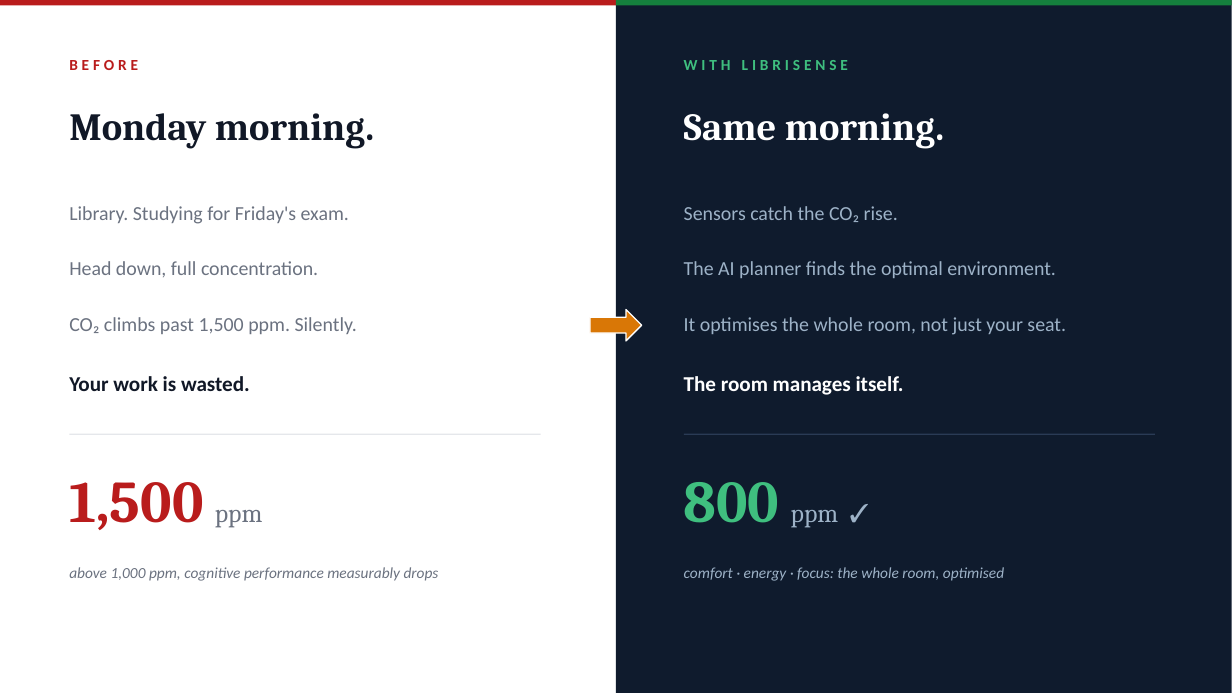
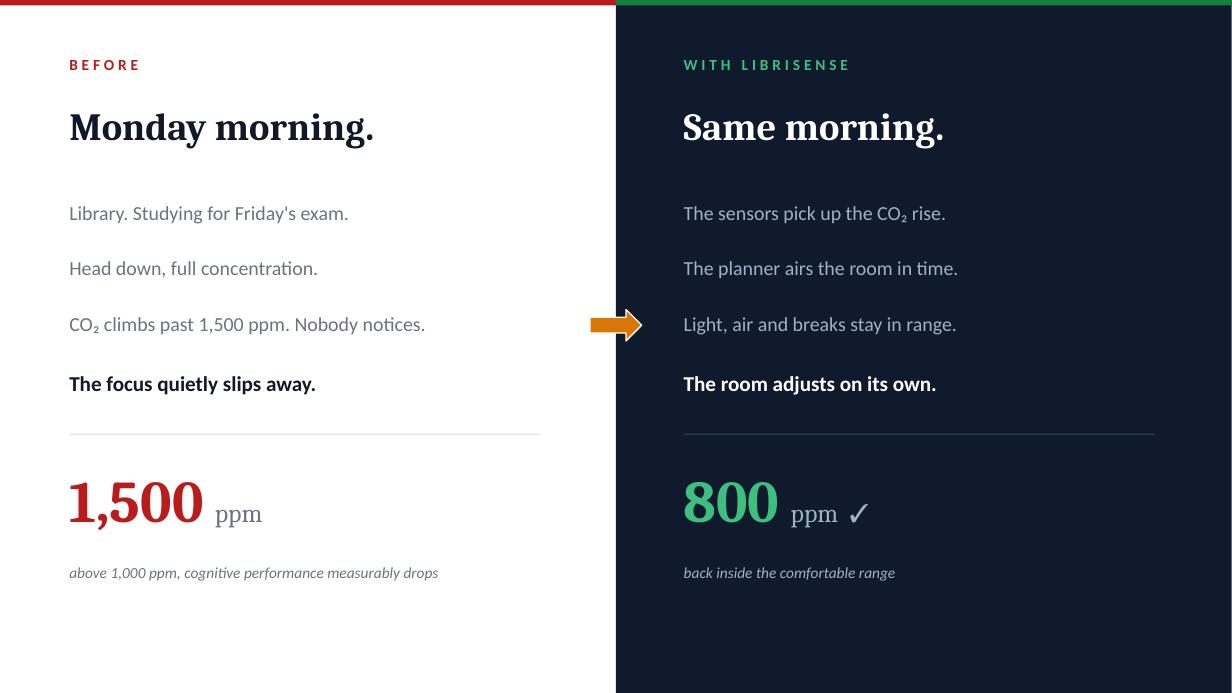
Before and after one commit to Dennis1911/librisense-smart-library, a slide deck: slide 2 of docs/presentation/LibriSense_Demo.pptx. Drawn at 1232x693 pixels with LibreOffice and Linux fonts; fonts in the diff are those of the drawing. Boxes give left, top, right and bottom in pixels: in the first picture for what was removed or moved away, otherwise in the second. Text is boxed around its words. In the diff, an @@ line names an element or a change of style, - is before the commit and + after.

```diff
--- a/docs/presentation/LibriSense_Demo.pptx
+++ b/docs/presentation/LibriSense_Demo.pptx
@@ text at <box>684,206,946,223</box>: text changed @@
-Sensors catch the CO₂ rise.
+The sensors pick up the CO₂ rise.
@@ text at <box>684,261,959,278</box>: text changed @@
-The AI planner finds the optimal environment.
+The planner airs the room in time.
@@ text at <box>69,317,426,334</box>: text changed @@
-CO₂ climbs past 1,500 ppm. Silently.
+CO₂ climbs past 1,500 ppm. Nobody notices.
@@ text at <box>684,317,957,335</box>: text changed @@
-It optimises the whole room, not just your seat.
+Light, air and breaks stay in range.
@@ text at <box>69,376,316,395</box>: text changed @@
-Your work is wasted.
+The focus quietly slips away.
@@ text at <box>684,376,937,395</box>: text changed @@
-The room manages itself.
+The room adjusts on its own.
@@ text at <box>684,567,895,581</box>: text changed @@
-comfort · energy · focus: the whole room, optimised
+back inside the comfortable range
```
Also in this commit, not shown: 5 other files.
